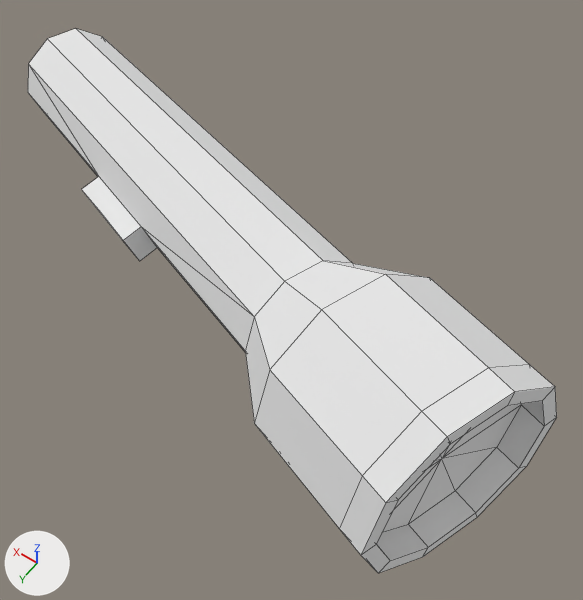
Before and after pictures for a commit that changed the OBJ model DinoEscapeSlop/Assets/_3DStealthGame/Tutorial_Demo/Demo_Prefabs/Key&Doors/linterna-cuarto/source/Linterna.obj.
Both versions are drawn from a camera (50 mm lens) standing at (115.2, -84.3, 34.8) and looking at (127.7, -101.7, 7.4). Lighting does not change. The marker at lower left points along +X, +Y and +Z. The first picture is the older version. Mesh edges are drawn as thin lines. Where no turn or scale is listed for an object, it has been applied to the vertices.

The first picture shows 'Linterna'.
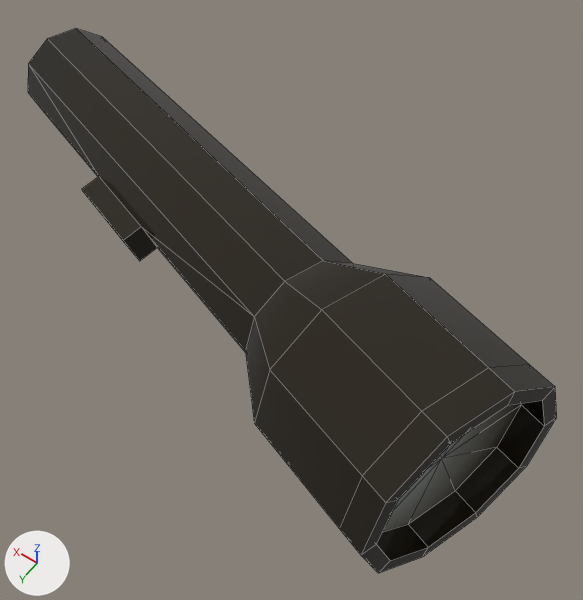
The newer file is also rescaled (x0.0143), turned or shifted as a whole; pictures and numbers use the older file's frame.

Changed parts and their boxes [x1, y1, x2, y2] in the pictures (583 x 600 px):
'Linterna', surface changed (white to black)
    both: [28, 29, 557, 573]

What changed in the scene script:
```text
Add img_uv5_png:
    img_uv5_png = load_image('UV5.png', '../textures/UV5.png', 2048, 2048, 'sRGB')
Change mat_lambert7sg:
    remove mat_lambert7sg.base_color = (0.8, 0.8, 0.8)  # white #e7e7e7
    add mat_lambert7sg.texture = img_uv5_png
    mat_lambert7sg.roughness: 1.0 -> 0.0
```
